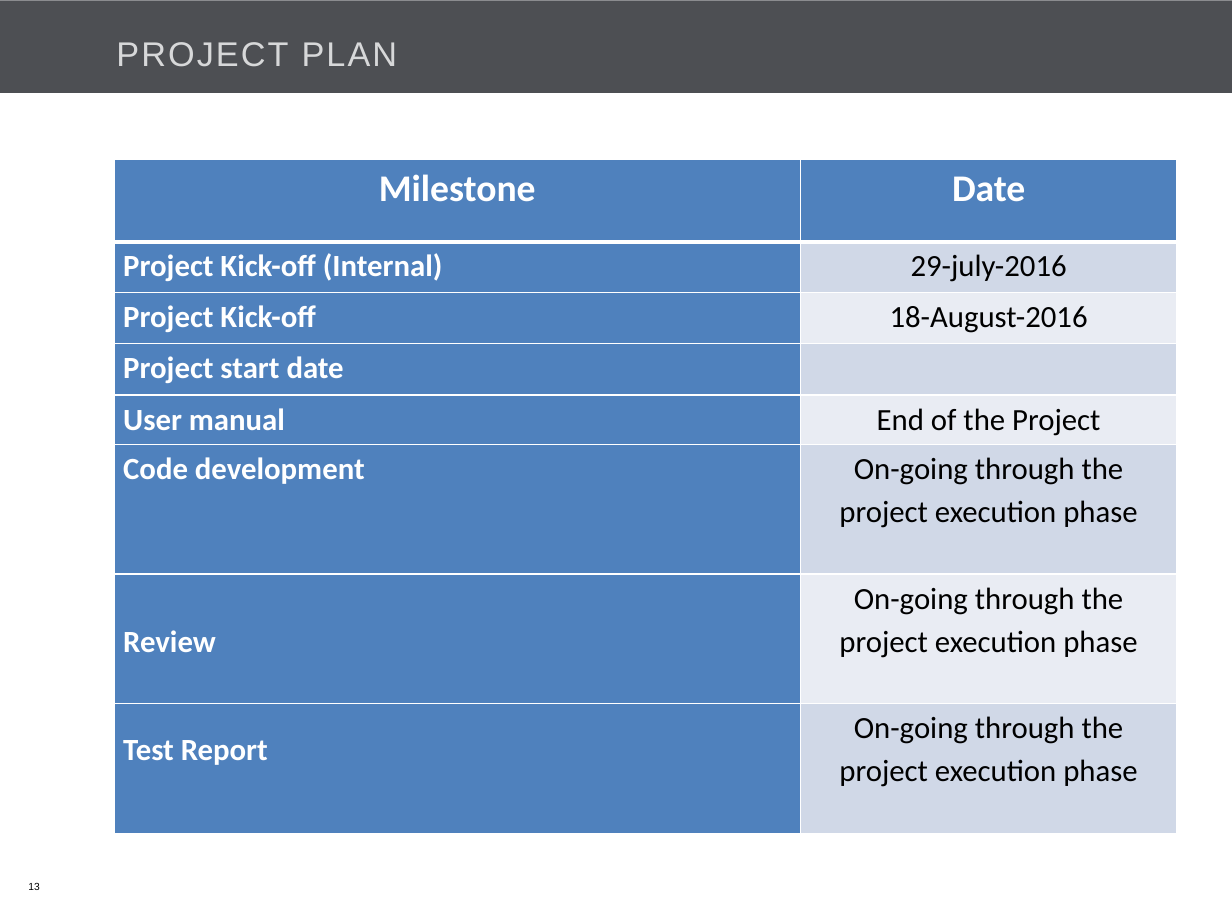
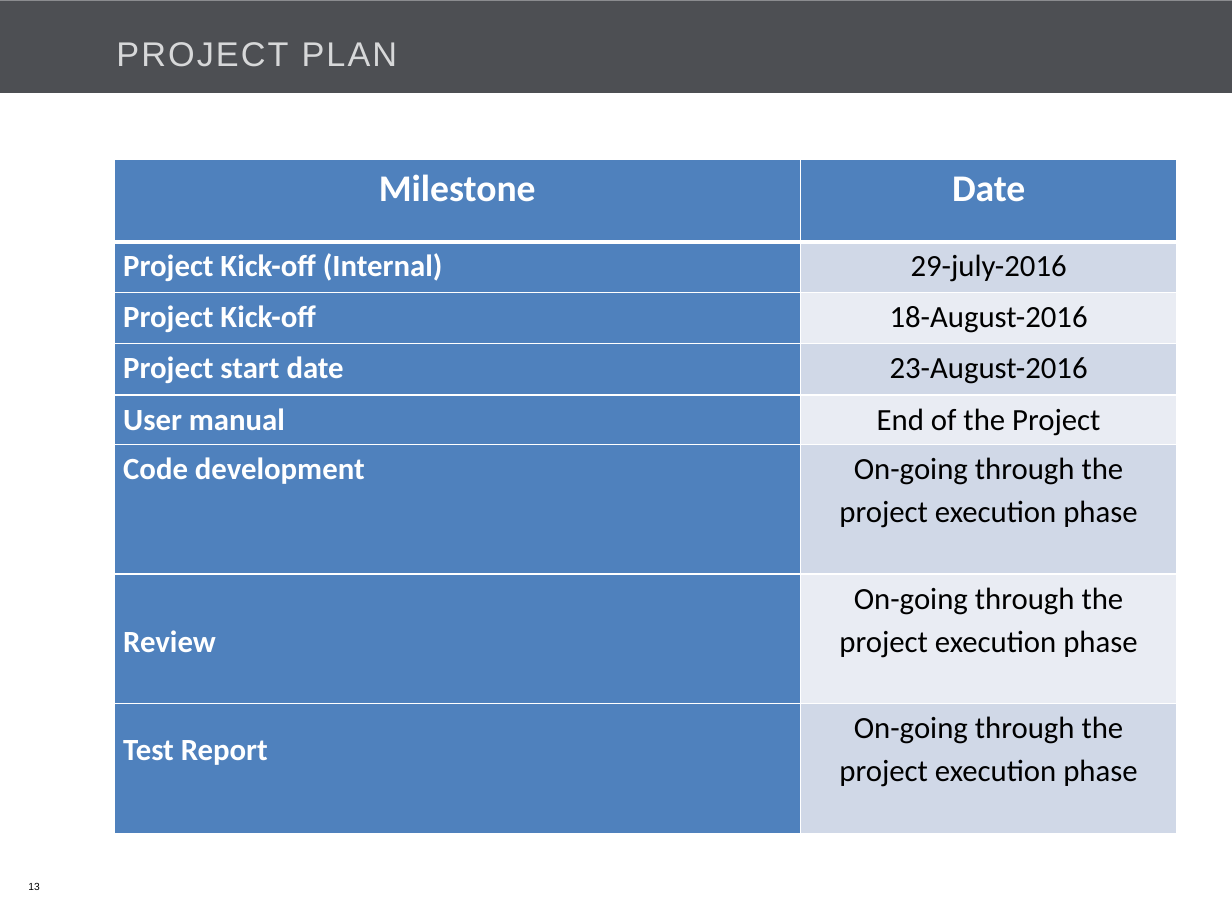
Before and after one commit to Bajarangi/demo, a slide deck: slide 13 of trunk/EasiCab/Documents/EASiCab_POC_kick off.pptx. Drawn at 1232x924 pixels with LibreOffice and Linux fonts; fonts in the diff are those of the drawing; background and template pictures are left out. Boxes give left, top, right and bottom in pixels: in the first picture for what was removed or moved away, otherwise in the second. Text is boxed around its words. In the diff, an @@ line names an element or a change of style, - is before the commit and + after.

```diff
--- a/trunk/EasiCab/Documents/EASiCab_POC_kick off.pptx
+++ b/trunk/EasiCab/Documents/EASiCab_POC_kick off.pptx
@@ table at (115,159,1178,827) @@
-row 4, column 2: 
+row 4, column 2: 23-August-2016
```
Also in this commit, not shown: 7 other slides changed, 2 slides removed.
